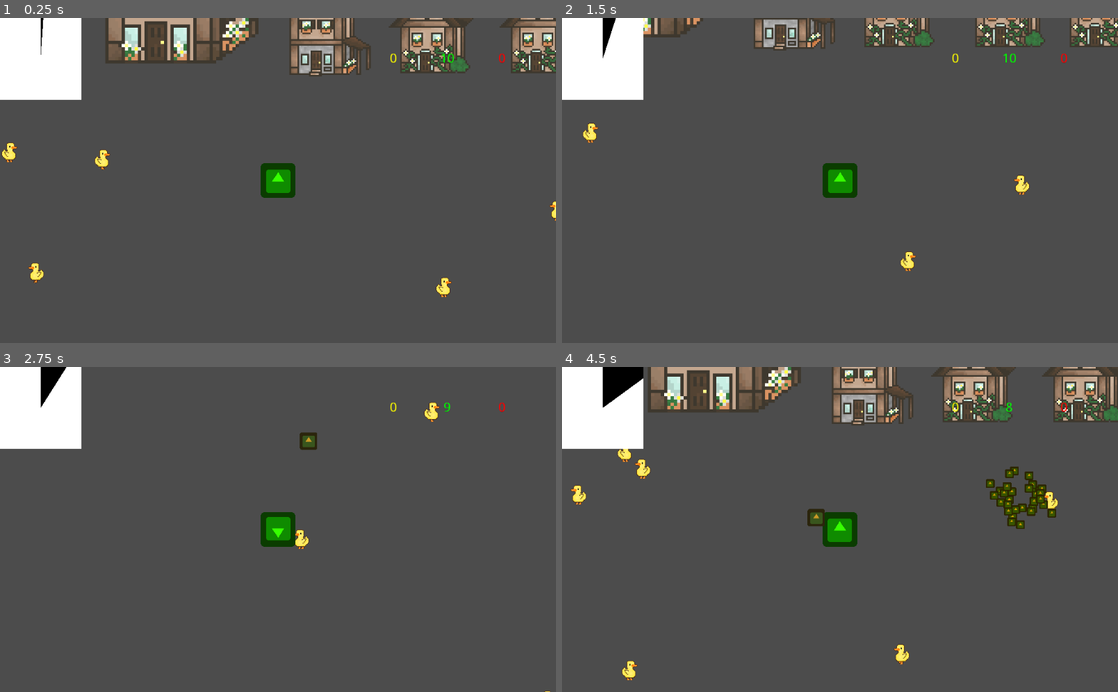
Above: before the commit, frames 1-4 (two rows, left to right).
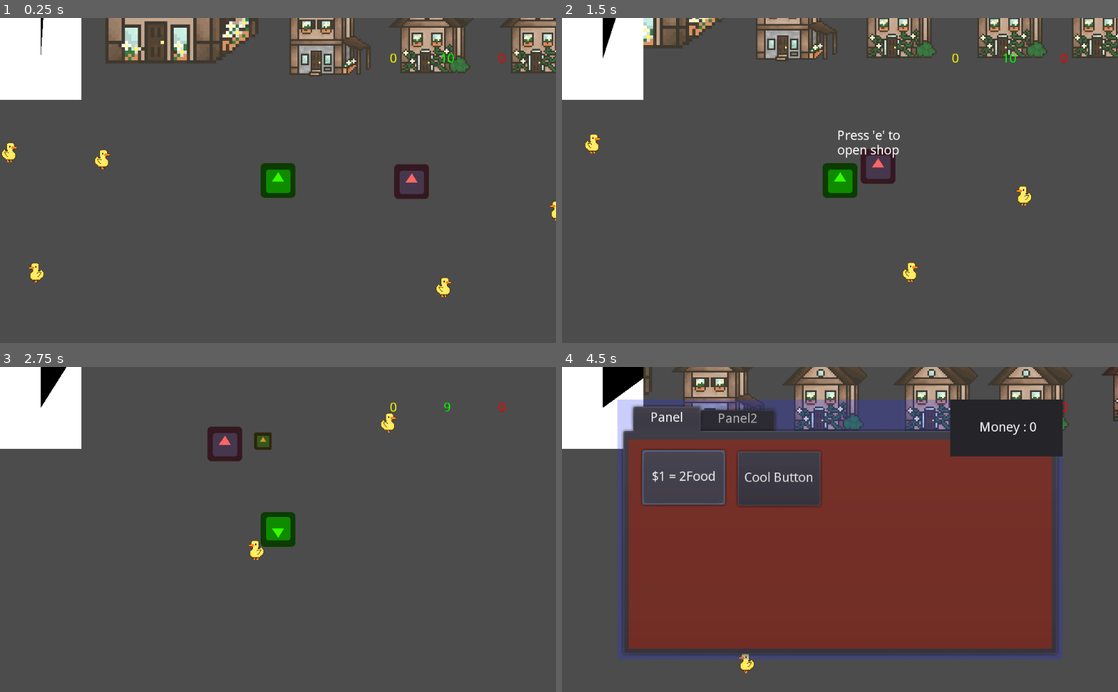
Above: after the commit, the same moments.

Repository: ygda-org/duckin
Game: Godot game, scene res://scenes/game/game_scene.tscn
Two runs of this game, one before a commit and one after it. Both use one fixed random seed, a clock stepped at 60 frames per second and the inputs below. The engine's default icon, where the game draws it, is replaced by a stand-in: a white triangle on a blue panel in a dark square.
Inputs (mouse positions are in pixels of both pictures, inside the frame that each line leads up to):
- Up to frame 1 (0.25 s): no input
- Up to frame 2 (1.5 s): move the mouse to (962, 164) at 0.52 s; hold D (move_right) 0.53-1.28 s; tap E (interact) at 0.6, 1.25, 1.35 s; move the mouse to (728, 196) at 1.27 s; hold S (move_backwards) from 1.28 s (still down)
- Up to frame 3 (2.75 s): move the mouse to (333, 458) at 2.02 s; release S (move_backwards) at 2.03 s; hold D (move_right) from 2.03 s (still down); click (333, 458) at 2.1 s; tap E (interact) at 2.3 s
- Up to frame 4 (4.5 s): move the mouse to (812, 594) at 2.77 s; release D (move_right) at 2.78 s; hold W (move_forwards) 2.78-3.53 s; tap E (interact) at 2.85, 3.5, 3.6, 4.25 s; move the mouse to (1006, 578) at 3.52 s; hold A (move_left) from 3.53 s (still down); move the mouse to (673, 480) at 4.27 s; click (673, 480) at 4.35 s

The runs differ from the first frame. In frame 1, 0.4% of the frame differs, in the area x 70-78%, y 45-56%; in frame 2, 6.5%; in frame 3, 1.2%; in frame 4, 63%, in the area x 1-100%, y 0-97%.
Error after the commit: Invalid set index 'is_active' (on base: 'Nil') with value of type 'bool'. (res://scenes/shop/shop.gd:24)

Commit message:
ReRe added the shop
Added shop to first phase
You can buy food($1 for 2 food)
2 usless buttons that can get functionality later.

Diff:
--- a/scenes/recruit_phase/Recruit_Scene.tscn
+++ b/scenes/recruit_phase/Recruit_Scene.tscn
@@ -1,8 +1,9 @@
-[gd_scene load_steps=4 format=2]
+[gd_scene load_steps=5 format=2]
 
 [ext_resource path="res://scenes/player/player.tscn" type="PackedScene" id=1]
 [ext_resource path="res://scenes/recruit_phase/DuckSpawner.gd" type="Script" id=2]
 [ext_resource path="res://assets/houses/houseTiles.tres" type="TileSet" id=3]
+[ext_resource path="res://scenes/shop/shop.tscn" type="PackedScene" id=4]
 
 [node name="RecruitScene" type="Node2D"]
 
@@ -16,3 +17,6 @@
 tile_data = PoolIntArray( -131074, 13, 0, -131072, 12, 0, -131071, 1, 0, -131070, 2, 0, -131069, 3, 0, -131068, 11, 0, -131067, 6, 0 )
 
 [node name="player" parent="." instance=ExtResource( 1 )]
+
+[node name="shop" parent="." instance=ExtResource( 4 )]
+position = Vector2( 246, 2 )
--- a/scenes/shop/shop.gd
+++ b/scenes/shop/shop.gd
@@ -16,7 +16,7 @@
 	if in_range and menu == null:
 		player.is_active = false
 		menu = MENU.instance()
-		menu.position = get_viewport().size / 2
+		menu.position = player.position
 		menu.playerRef = player
 		get_viewport().add_child(menu)
 		$RichTextLabel.text = "Press 'e' to close shop"
--- a/scenes/shop/shop.tscn
+++ b/scenes/shop/shop.tscn
@@ -1,8 +1,7 @@
-[gd_scene load_steps=6 format=2]
+[gd_scene load_steps=5 format=2]
 
 [ext_resource path="res://icon.png" type="Texture" id=1]
 [ext_resource path="res://scenes/shop/shop.gd" type="Script" id=2]
-[ext_resource path="res://scenes/player/player.tscn" type="PackedScene" id=3]
 
 [sub_resource type="RectangleShape2D" id=1]
 extents = Vector2( 32, 32 )
@@ -43,7 +42,5 @@
 "_edit_use_anchors_": true
 }
 
-[node name="player" parent="." instance=ExtResource( 3 )]
-
 [connection signal="body_entered" from="Area2D" to="." method="_on_Area2D_body_entered"]
 [connection signal="body_exited" from="Area2D" to="." method="_on_Area2D_body_exited"]
--- a/scenes/shop/shop_menu.gd
+++ b/scenes/shop/shop_menu.gd
@@ -11,6 +11,6 @@
 
 func _on_Button_button_down():
 	if playerRef.money > 0:
-		playerRef.food_count += 1
+		playerRef.food_count += 2
 		playerRef.money -= 1
 		money_display.text = "Money : " + str(playerRef.money)
--- a/scenes/shop/shop_menu.tscn
+++ b/scenes/shop/shop_menu.tscn
@@ -53,7 +53,14 @@
 margin_top = 19.5
 margin_right = 176.5
 margin_bottom = 119.5
-text = "ADD AMMO"
+text = "$1 = 2Food"
+
+[node name="Button2" type="Button" parent="Panel/TabContainer/Panel"]
+margin_left = 200.5
+margin_top = 21.5
+margin_right = 352.5
+margin_bottom = 121.5
+text = "Cool Button"
 
 [node name="Panel2" type="Panel" parent="Panel/TabContainer"]
 visible = false
@@ -64,6 +71,13 @@
 margin_right = -8.0
 margin_bottom = -8.0
 custom_styles/panel = SubResource( 3 )
+
+[node name="Button3" type="Button" parent="Panel/TabContainer/Panel2"]
+margin_left = 16.5
+margin_top = 19.5
+margin_right = 168.5
+margin_bottom = 119.5
+text = "Bob was Here"
 
 [node name="Panel" type="Panel" parent="Panel"]
 anchor_left = 1.0
@@ -84,3 +98,5 @@
 text = "Money: 0"
 
 [connection signal="button_down" from="Panel/TabContainer/Panel/Button" to="." method="_on_Button_button_down"]
+[connection signal="button_down" from="Panel/TabContainer/Panel/Button2" to="." method="_on_Button_button_down"]
+[connection signal="button_down" from="Panel/TabContainer/Panel2/Button3" to="." method="_on_Button_button_down"]
